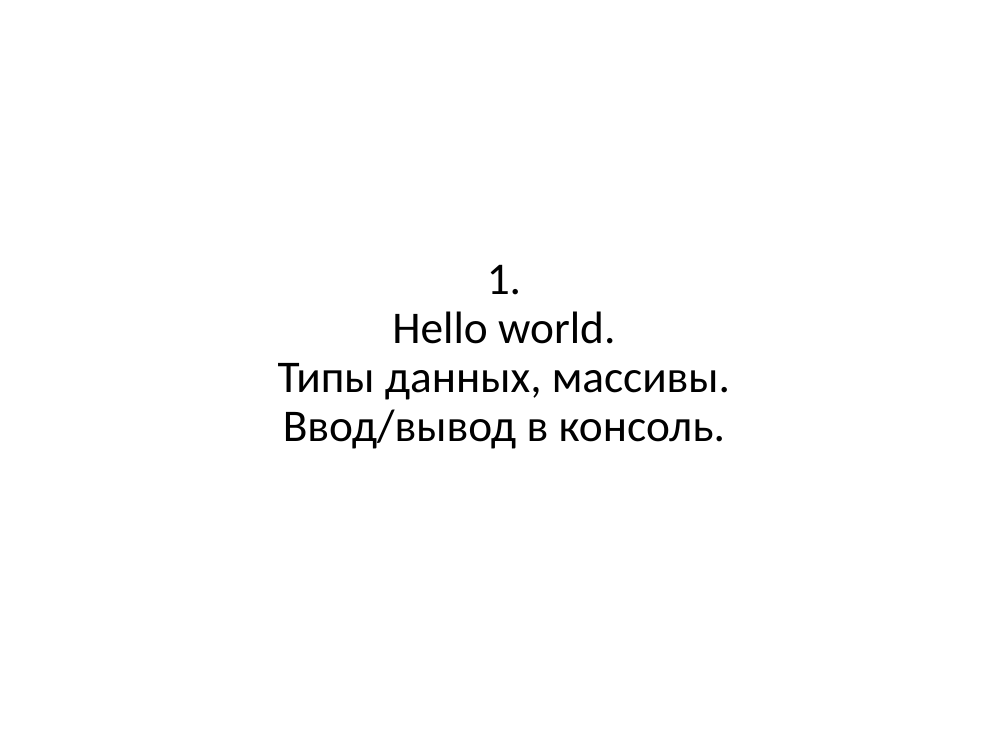
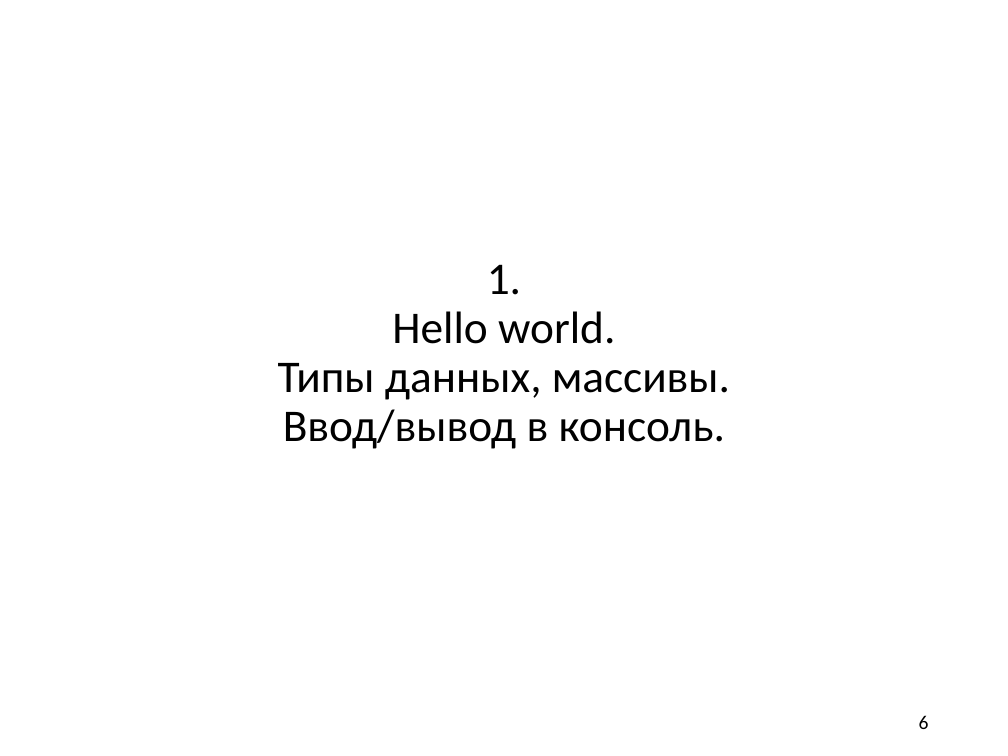
Before and after one commit to AleksandrVakulenko/Pascal_lectures, a slide deck: slide 6 of 1. Введение/1. Введение.pptx. Drawn at 1008x756 pixels with LibreOffice and Linux fonts; fonts in the diff are those of the drawing. Boxes give left, top, right and bottom in pixels: in the first picture for what was removed or moved away, otherwise in the second. Text is boxed around its words. In the diff, an @@ line names an element or a change of style, - is before the commit and + after.

```diff
--- a/1. Введение/1. Введение.pptx
+++ b/1. Введение/1. Введение.pptx
@@ page number added at box(919, 715, 929, 729), 14 pt, text #000000 @@
+6
```
Also in this commit, not shown: 1 other slide changed, 1 slide added, 2 other files.
